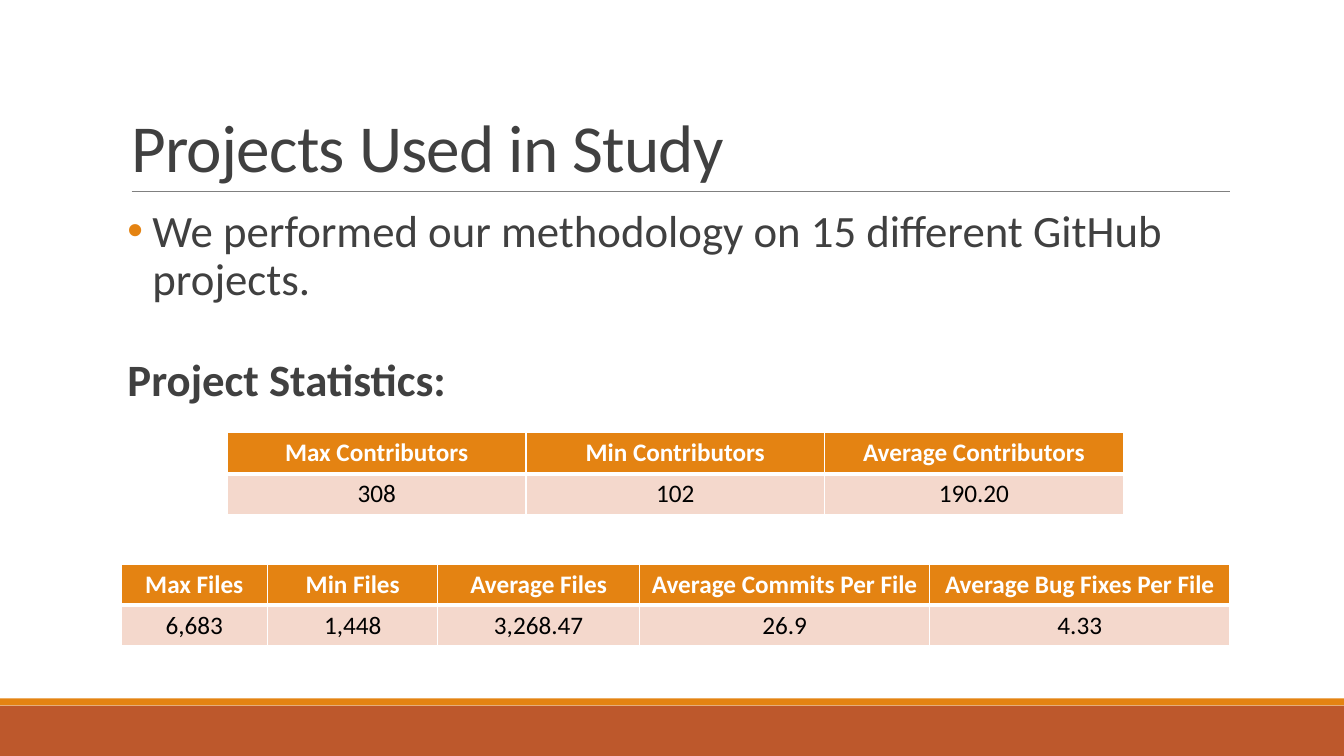
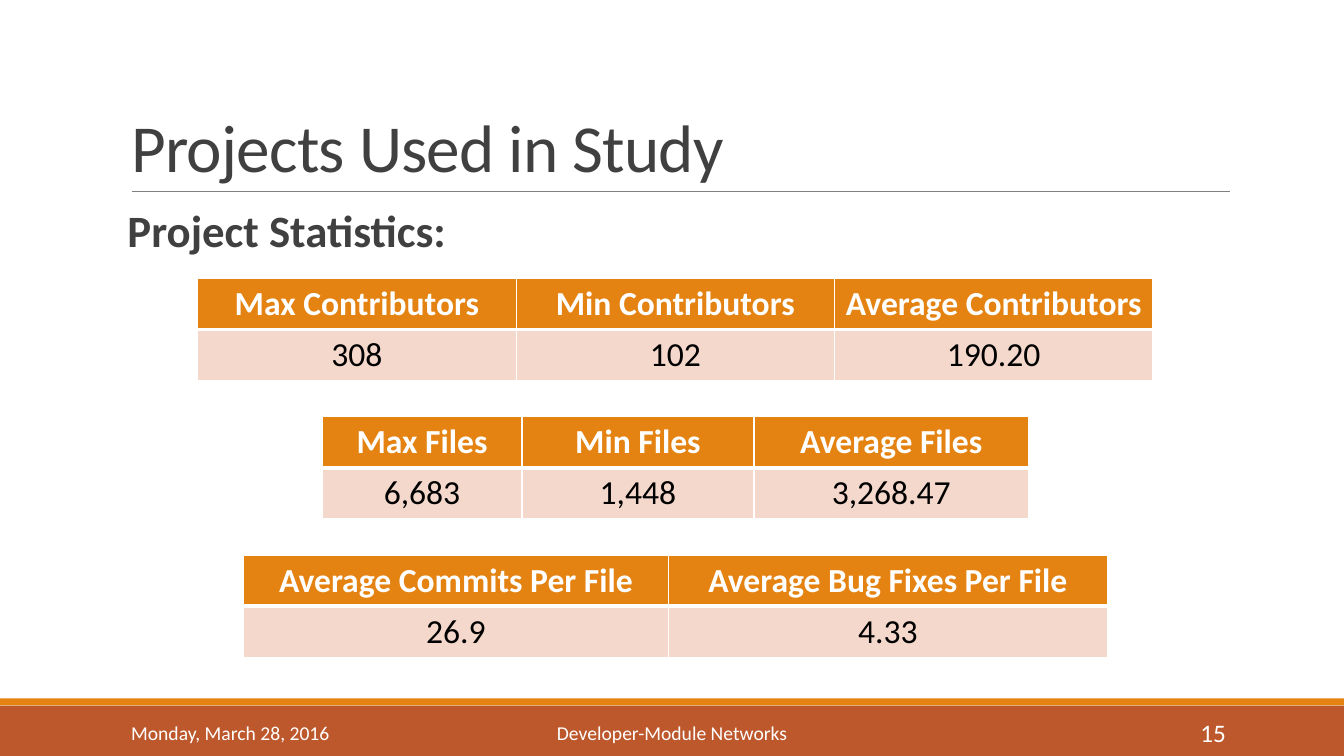
Before and after one commit to bmuscede/NetworkMine, a slide deck: slide 15 of Final-Presentation/Presentation.pptx (slide 14 before the commit). Drawn at 1344x756 pixels with LibreOffice and Linux fonts; fonts in the diff are those of the drawing. Boxes give left, top, right and bottom in pixels: in the first picture for what was removed or moved away, otherwise in the second. Text is boxed around its words. In the diff, an @@ line names an element or a change of style, - is before the commit and + after.

```diff
--- a/Final-Presentation/Presentation.pptx
+++ b/Final-Presentation/Presentation.pptx
@@ text at [152, 216, 1161, 303]: paragraph removed @@
-• We performed our methodology on 15 different GitHub projects.
@@ table at [198, 278, 1153, 379] @@
@@ size 18 to 24 pt @@
@@ table: place and size @@
-table at [228, 433, 1123, 514]
+table at [198, 278, 1153, 379]
@@ table at [322, 416, 1028, 517] @@
-column 4: Average Commits Per File | 26.9
-column 5: Average Bug Fixes Per File | 4.33
@@ table: place and size @@
-table at [121, 565, 1230, 646]
+table at [322, 416, 1028, 517]
@@ table added at [244, 556, 1108, 656], 2 rows, 2 columns @@
+Average Commits Per File | Average Bug Fixes Per File
+26.9 | 4.33
@@ text added at [131, 726, 330, 743], 14 pt, text #FFFFFF @@
+Monday, March 28, 2016
@@ text added at [557, 726, 787, 743], 14 pt, text #FFFFFF @@
+Developer-Module Networks
@@ page number added at [1200, 725, 1226, 742], 18 pt, text #FFFFFF @@
+15
```
Also in this commit, not shown: 18 other slides changed, 4 slides added, 1 slide removed, 17 other files.
